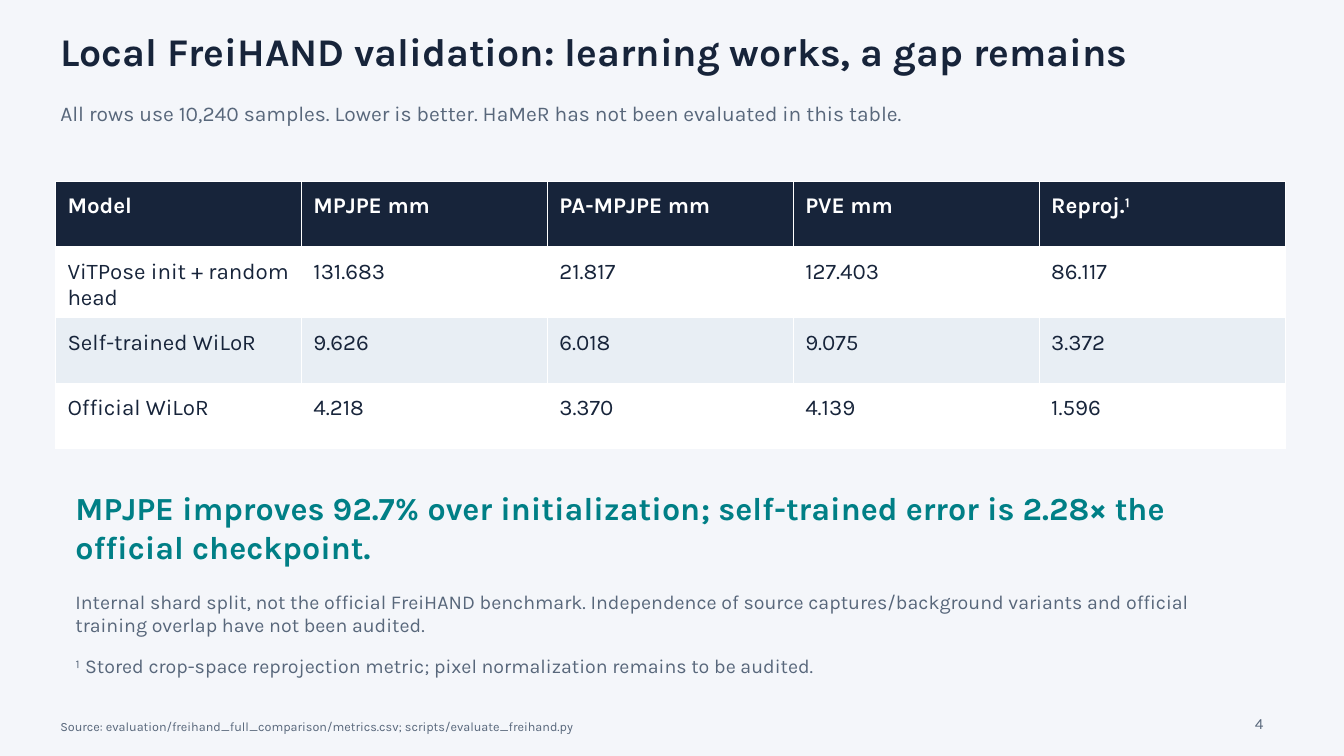
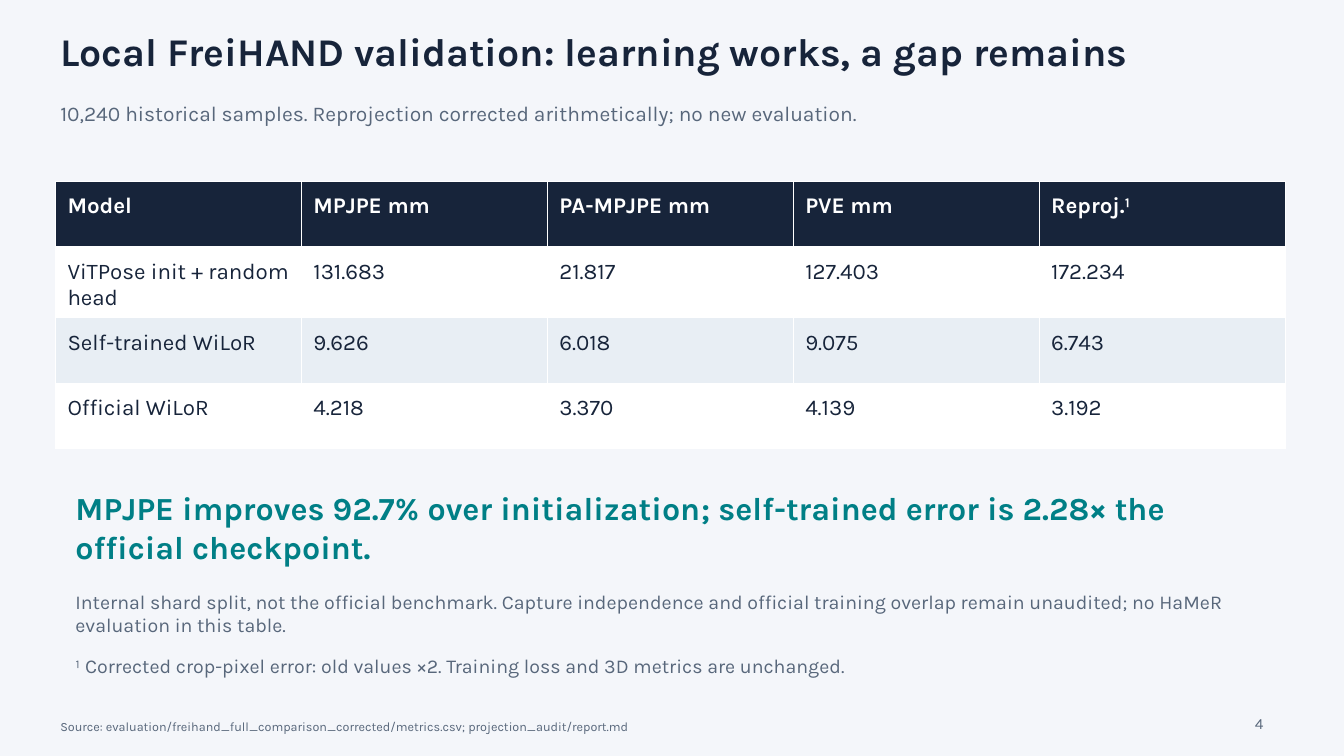
Before and after one commit to choppa129/WiLoR, a slide deck: slide 4 of reports/wilor_experiment_review/WiLoR_experiments_and_scale_diagnosis.pptx. Drawn at 1344x756 pixels with LibreOffice and Linux fonts; fonts in the diff are those of the drawing. Boxes give left, top, right and bottom in pixels: in the first picture for what was removed or moved away, otherwise in the second. Text is boxed around its words. In the diff, an @@ line names an element or a change of style, - is before the commit and + after.

```diff
--- a/reports/wilor_experiment_review/WiLoR_experiments_and_scale_diagnosis.pptx
+++ b/reports/wilor_experiment_review/WiLoR_experiments_and_scale_diagnosis.pptx
@@ text at <box>60,106,857,126</box>: text changed @@
-All rows use 10,240 samples. Lower is better. HaMeR has not been evaluated in this table.
+10,240 historical samples. Reprojection corrected arithmetically; no new evaluation.
@@ table at <box>55,181,1286,444</box> @@
-row 2, column 5: 86.117
+row 2, column 5: 172.234
-row 3, column 5: 3.372
+row 3, column 5: 6.743
-row 4, column 5: 1.596
+row 4, column 5: 3.192
@@ text at <box>75,595,1222,678</box>: text changed @@
-Internal shard split, not the official FreiHAND benchmark. Independence of source captures/background variants and official training overlap have not been audited.
-¹ Stored crop-space reprojection metric; pixel normalization remains to be audited.
+Internal shard split, not the official benchmark. Capture independence and official training overlap remain unaudited; no HaMeR evaluation in this table.
+¹ Corrected crop-pixel error: old values ×2. Training loss and 3D metrics are unchanged.
@@ text at <box>60,722,628,734</box>: text changed @@
-Source: evaluation/freihand_full_comparison/metrics.csv; scripts/evaluate_freihand.py
+Source: evaluation/freihand_full_comparison_corrected/metrics.csv; projection_audit/report.md
```
Also in this commit, not shown: 3 other slides changed, 5 slides added, 1 slide removed.
